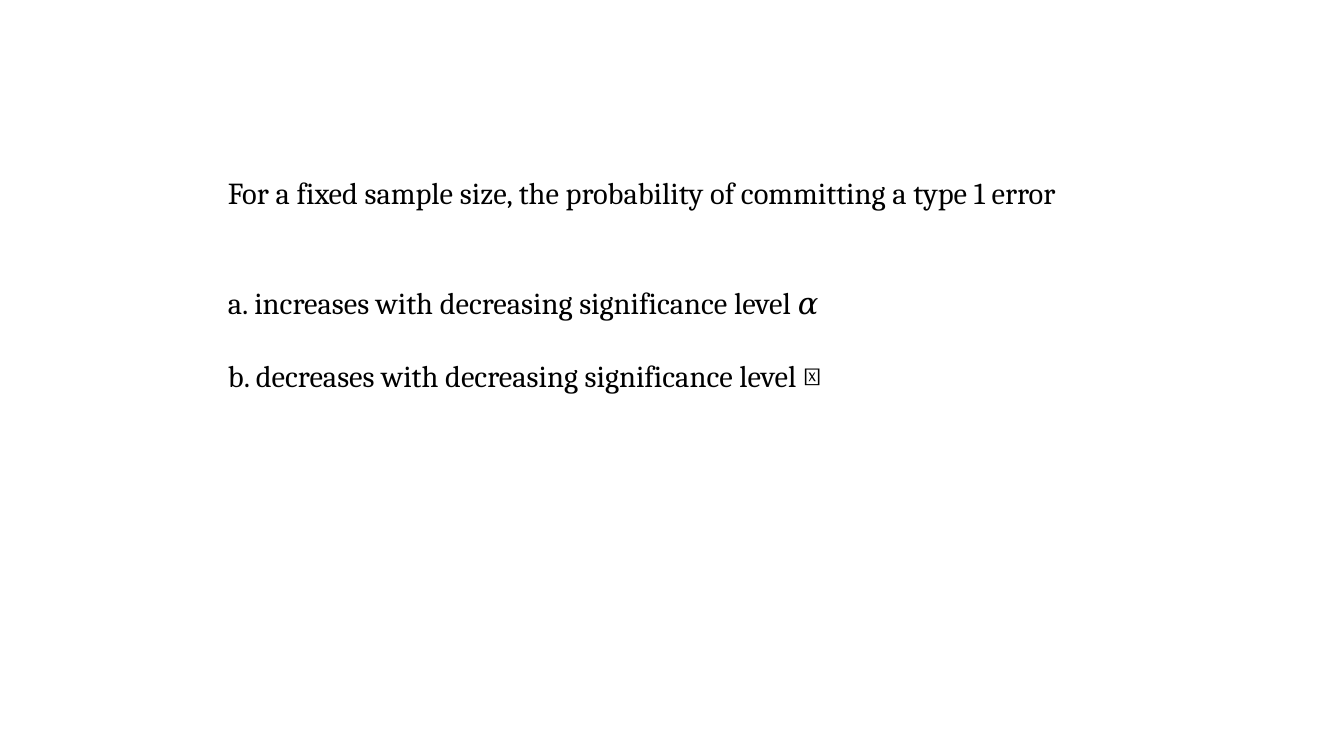
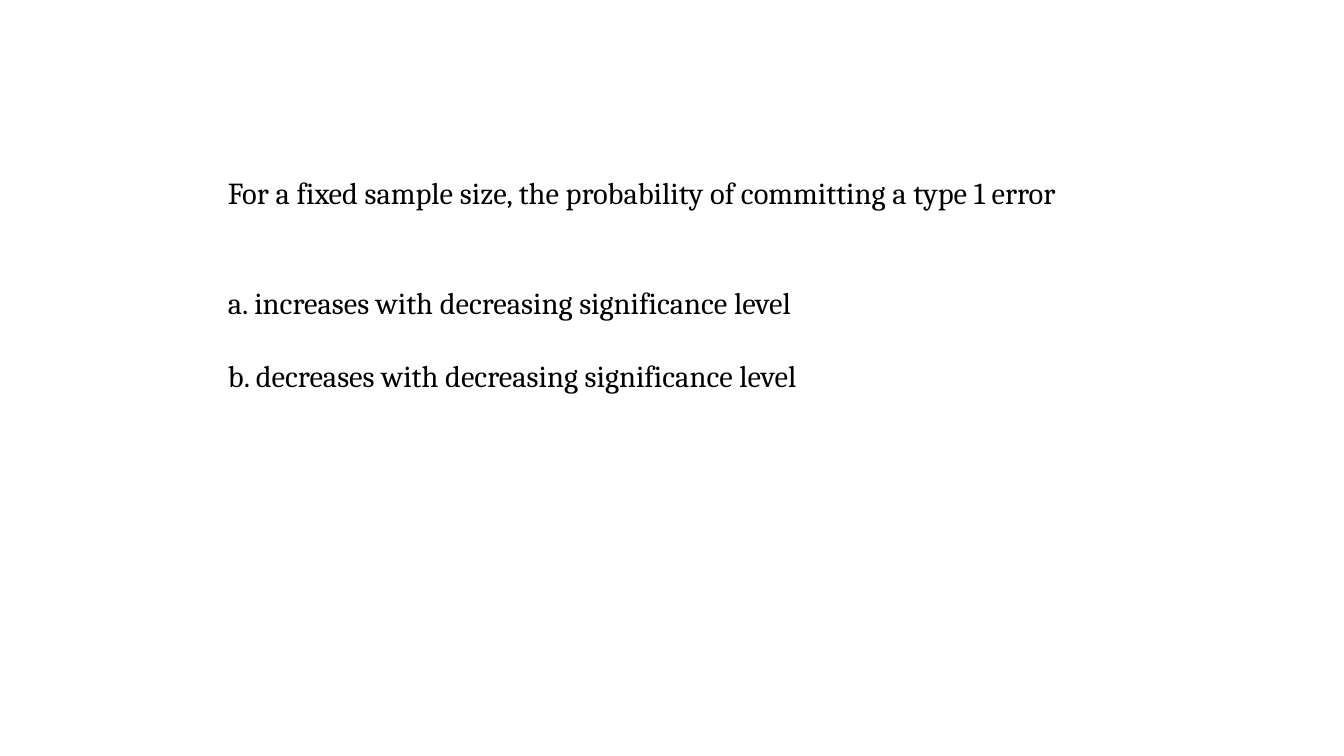
Before and after one commit to pvermees/geostats, a slide deck: slide 38 of slides/quizzes.odp. Drawn at 1344x756 pixels with LibreOffice and Linux fonts; fonts in the diff are those of the drawing. Boxes give left, top, right and bottom in pixels: in the first picture for what was removed or moved away, otherwise in the second. Text is boxed around its words. In the diff, an @@ line names an element or a change of style, - is before the commit and + after.

```diff
--- a/slides/quizzes.odp
+++ b/slides/quizzes.odp
@@ text at <box>228,292,796,394</box>: text changed @@
-a. increases with decreasing significance level 𝛼
-b. decreases with decreasing significance level 𝛼
+a. increases with decreasing significance level
+b. decreases with decreasing significance level
```
Also in this commit, not shown: 11 other slides changed, 1 slide added, 1 slide removed, 8 other files.
